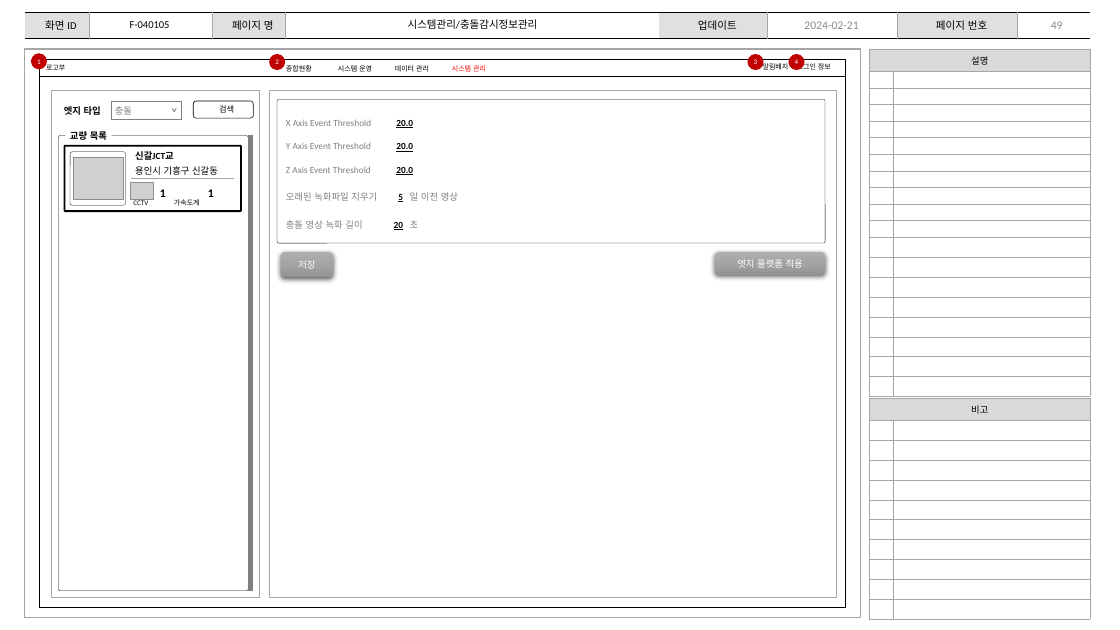
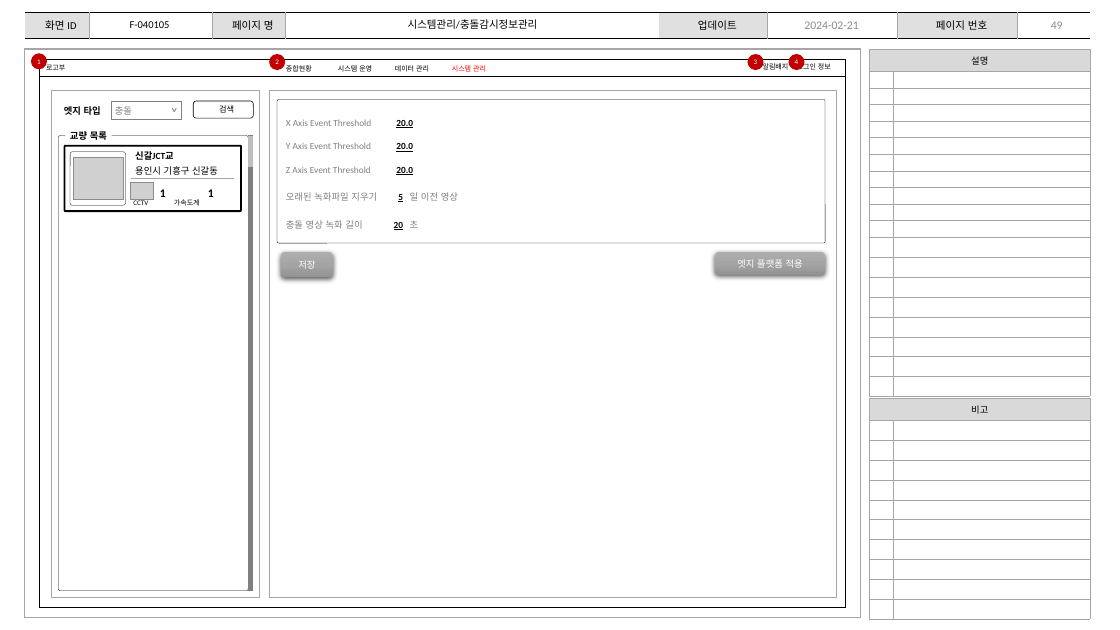
Before and after one commit to jaejen3235/ex-edge_ui, a slide deck: slide 49 of 노후교량모니터링시스템_v1.1.pptx. Drawn at 1120x630 pixels with LibreOffice and Linux fonts; fonts in the diff are those of the drawing; grey boxes stand for pictures; background and template pictures are left out. Boxes give left, top, right and bottom in pixels: in the first picture for what was removed or moved away, otherwise in the second. Text is boxed around its words. In the diff, an @@ line names an element or a change of style, - is before the commit and + after.

```diff
--- a/노후교량모니터링시스템_v1.1.pptx
+++ b/노후교량모니터링시스템_v1.1.pptx
@@ rectangle added at <box>249,136,253,166</box>, fill #BFBFBF, outline #BFBFBF 0.5 pt @@
```
Also in this commit, not shown: 2 other slides changed, 1 other file.
